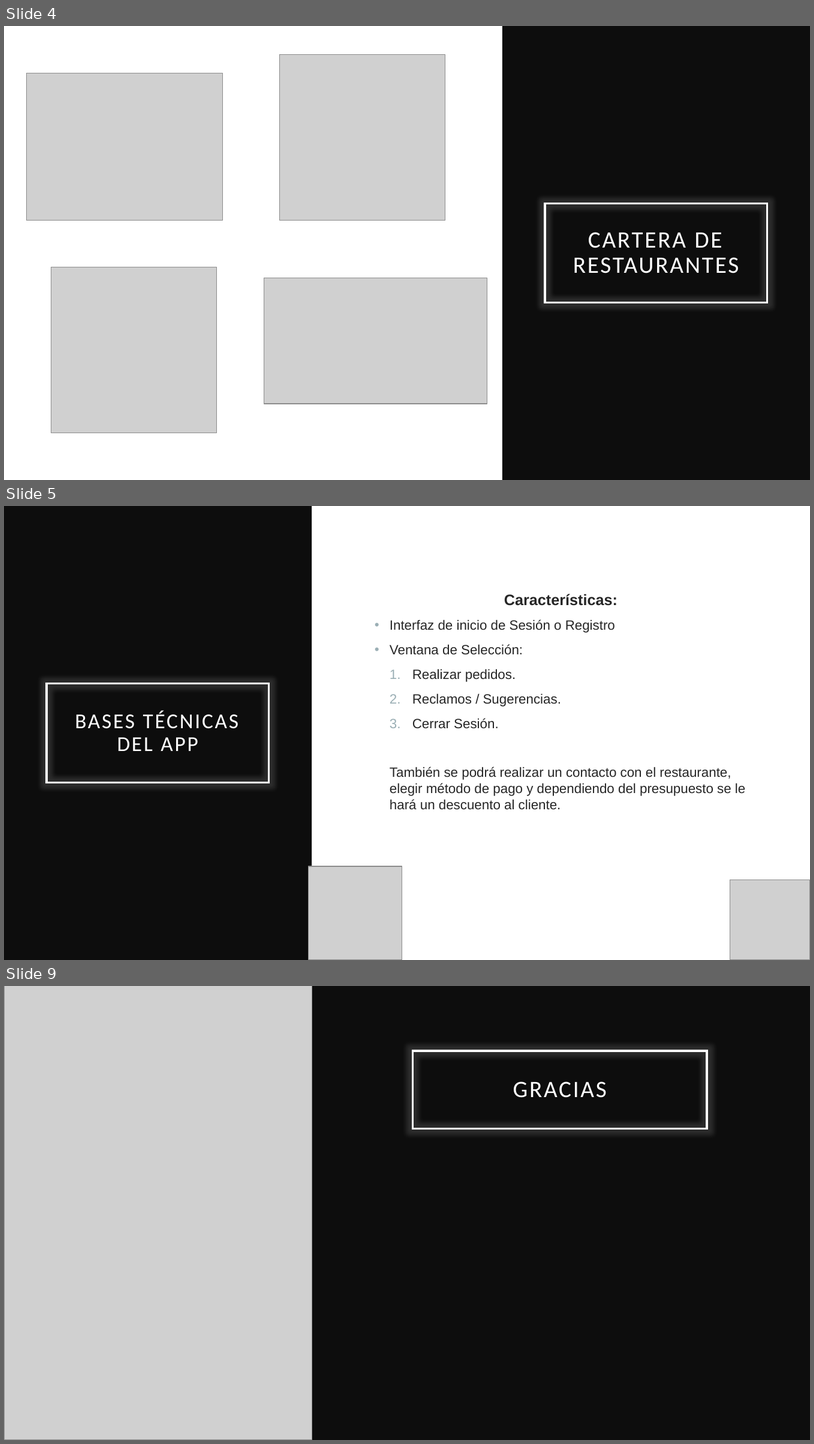
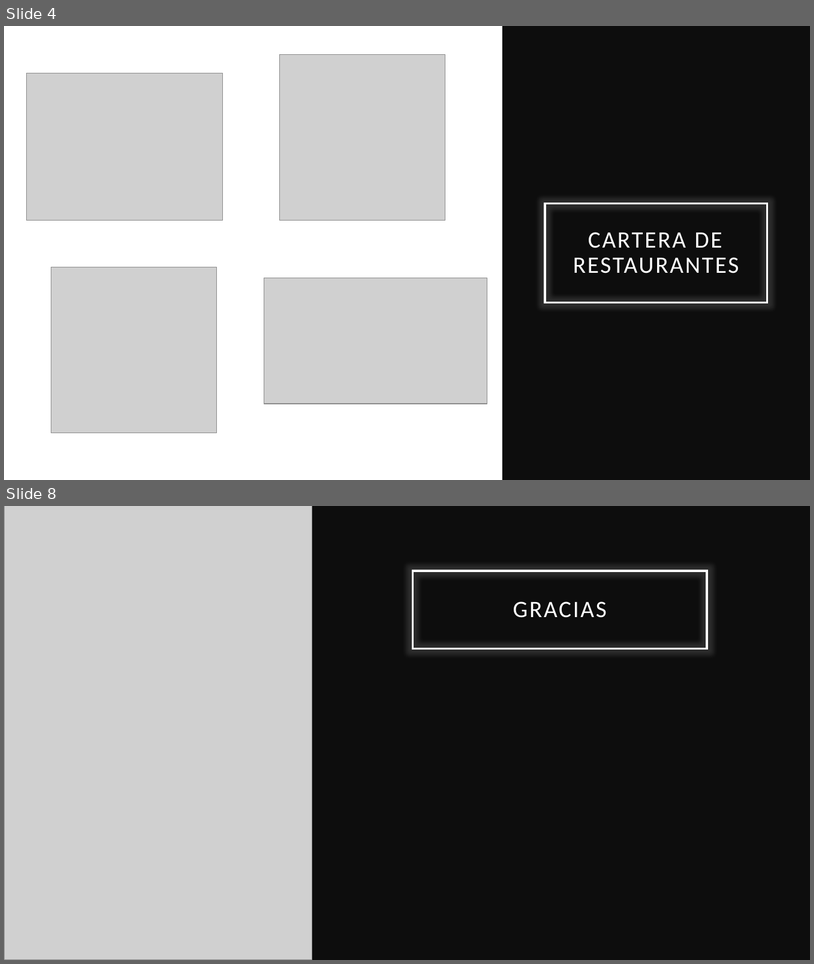
Before and after one commit to Brandruiz7/JustEatsCR, a slide deck: Material Complementario/Just Eats CR.pptx. Shown one above the other, each under a label of ours: slides 4, 5 and 9 before the commit, slides 4 and 8 after it; the slides between them are not shown. The pictures are 814x1444 and 814x964 pixels, drawn with LibreOffice and Linux fonts; fonts in the diff are those of the drawing; grey boxes stand for pictures. Boxes give left, top, right and bottom in pixels: in the first picture for what was removed or moved away, otherwise in the second. Text is boxed around its words. In the diff, an @@ line names an element or a change of style, - is before the commit and + after.

```diff
--- a/Material Complementario/Just Eats CR.pptx
+++ b/Material Complementario/Just Eats CR.pptx
@@ slide 5 removed at (4,506,810,960), background #FFFFFF @@
@@ rectangle removed at (4,506,312,960) @@
@@ text removed at (390,594,746,810) @@
-Características:
-• Interfaz de inicio de Sesión o Registro
-• Ventana de Selección:
-  1. Realizar pedidos.
-  2. Reclamos / Sugerencias.
-  3. Cerrar Sesión.
-  También se podrá realizar un contacto con el restaurante, elegir método de pago y dependiendo del presupuesto se le hará un descuento al cliente.
@@ title removed at (47,683,269,783) @@
-BASES TÉCNICAS DEL APP
@@ picture removed at (309,866,402,960) @@
@@ picture removed at (731,880,810,960) @@
@@ what was slide 9 is now slide 8 @@
```
Also in this commit, not shown: 4 slides changed, 3 other files.
